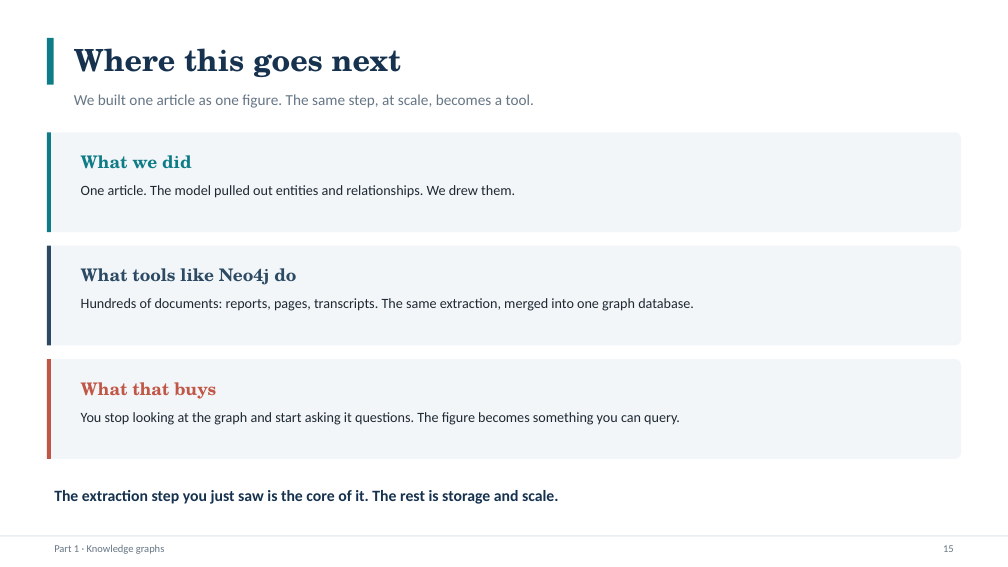
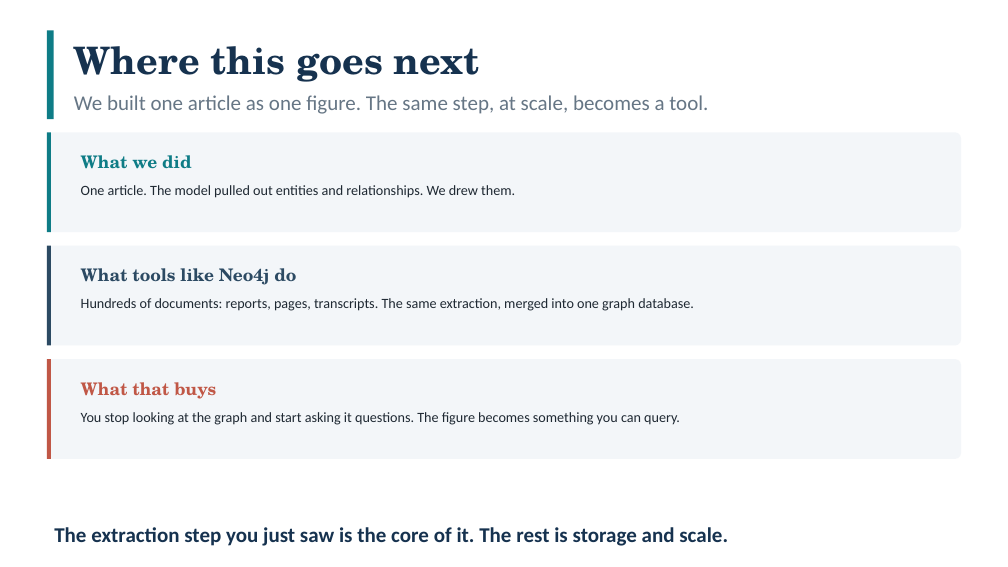
Before and after one commit to smalljosephd/SICSS-Nigeria-2026_LLM_Viz_R, a slide deck: slide 15 of slides/SICSS_LLM_Visualization_Session.pptx. Drawn at 1008x567 pixels with LibreOffice and Linux fonts; fonts in the diff are those of the drawing. Boxes give left, top, right and bottom in pixels: in the first picture for what was removed or moved away, otherwise in the second. Text is boxed around its words. In the diff, an @@ line names an element or a change of style, - is before the commit and + after.

```diff
--- a/slides/SICSS_LLM_Visualization_Session.pptx
+++ b/slides/SICSS_LLM_Visualization_Session.pptx
@@ rectangle resized from (x1=47, y1=38, x2=54, y2=85) to (x1=47, y1=30, x2=54, y2=119) @@
@@ text "Where this goes next" at (x1=74, y1=46, x2=480, y2=82): size 29 to 36 pt @@
@@ text "We built one article as ..." at (x1=74, y1=95, x2=708, y2=114): size 14.5 to 20 pt @@
@@ rectangle removed at (x1=0, y1=535, x2=1008, y2=537) @@
@@ text "The extraction step you just ..." moved from (x1=54, y1=490, x2=559, y2=504) to (x1=54, y1=527, x2=728, y2=546) @@
@@ text "The extraction step you just ..." at (x1=54, y1=527, x2=728, y2=546): size 15 to 20 pt @@
@@ text removed at (x1=54, y1=544, x2=164, y2=554) @@
-Part 1 · Knowledge graphs
@@ text removed at (x1=943, y1=545, x2=954, y2=552) @@
-15
```
Also in this commit, not shown: 23 other slides changed, 3 other files.
